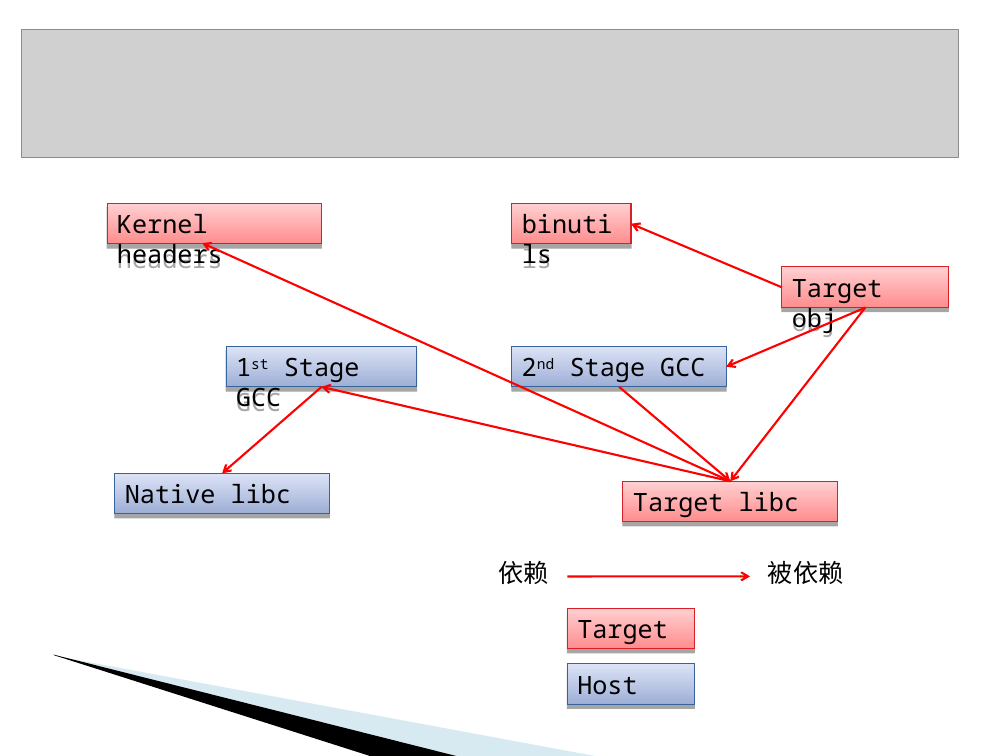
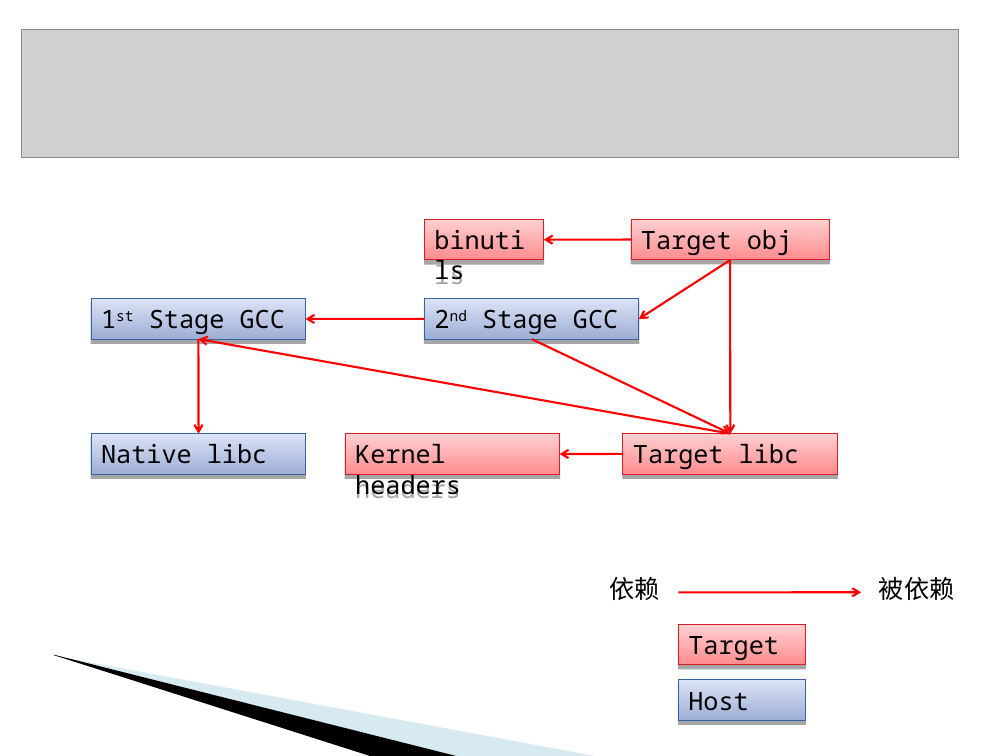
Before and after one commit to L3w1s-L1u/_outline, a slide deck: slide 15 of Embedded_2015/第三章_Linux交叉编译环境.ppt (slide 10 before the commit). Drawn at 1008x756 pixels with LibreOffice and Linux fonts; fonts in the diff are those of the drawing; grey boxes stand for pictures; background and template pictures are left out. Boxes give left, top, right and bottom in pixels: in the first picture for what was removed or moved away, otherwise in the second. Text is boxed around its words. In the diff, an @@ line names an element or a change of style, - is before the commit and + after.

```diff
--- a/Embedded_2015/第三章_Linux交叉编译环境.ppt
+++ b/Embedded_2015/第三章_Linux交叉编译环境.ppt
@@ rectangle "binutils": place and size @@
-rectangle "binutils" at [512,204,631,244]
+rectangle "binutils" at [424,220,543,260]
@@ rectangle "Target obj": place and size @@
-rectangle "Target obj" at [782,267,949,307]
+rectangle "Target obj" at [631,220,830,260]
@@ arrow added from (631, 240) to (543, 240), #FF0000 1.5 pt @@
@@ arrow moved from (782, 287) - (631, 224) to (730, 260) - (639, 319) @@
@@ arrow moved from (865, 307) - (730, 481) to (730, 260) - (731, 433) @@
@@ rectangle "1st Stage GCC": place and size @@
-rectangle "1st Stage GCC" at [226,347,416,387]
+rectangle "1st Stage GCC" at [91,298,305,339]
@@ rectangle "2nd Stage GCC": place and size @@
-rectangle "2nd Stage GCC" at [512,347,727,387]
+rectangle "2nd Stage GCC" at [424,298,639,339]
@@ arrow added from (424, 319) to (305, 319), #FF0000 1.5 pt @@
@@ arrow removed from (865, 307) to (726, 367) @@
@@ arrow moved from (731, 481) - (203, 243) to (730, 433) - (199, 339) @@
@@ arrow moved from (322, 387) - (222, 474) to (199, 339) - (199, 433) @@
@@ arrow moved from (619, 387) - (731, 481) to (532, 339) - (731, 433) @@
@@ rectangle "Native libc": place and size @@
-rectangle "Native libc" at [115,473,330,513]
+rectangle "Native libc" at [91,433,305,474]
@@ rectangle "Kernel headers": place and size @@
-rectangle "Kernel headers" at [107,204,322,244]
+rectangle "Kernel headers" at [346,433,560,474]
@@ rectangle "Target libc": place and size @@
-rectangle "Target libc" at [623,481,838,521]
+rectangle "Target libc" at [623,433,838,474]
@@ arrow moved from (730, 481) - (322, 387) to (623, 454) - (559, 454) @@
@@ 2 rectangles, 2 texts, 1 arrow: place and size @@
-2 rectangles, 2 texts, 1 arrow at [498,561,844,705]
+2 rectangles, 2 texts, 1 arrow at [609,577,955,720]
```
Also in this commit, not shown: 3 other slides changed, 5 slides added.
